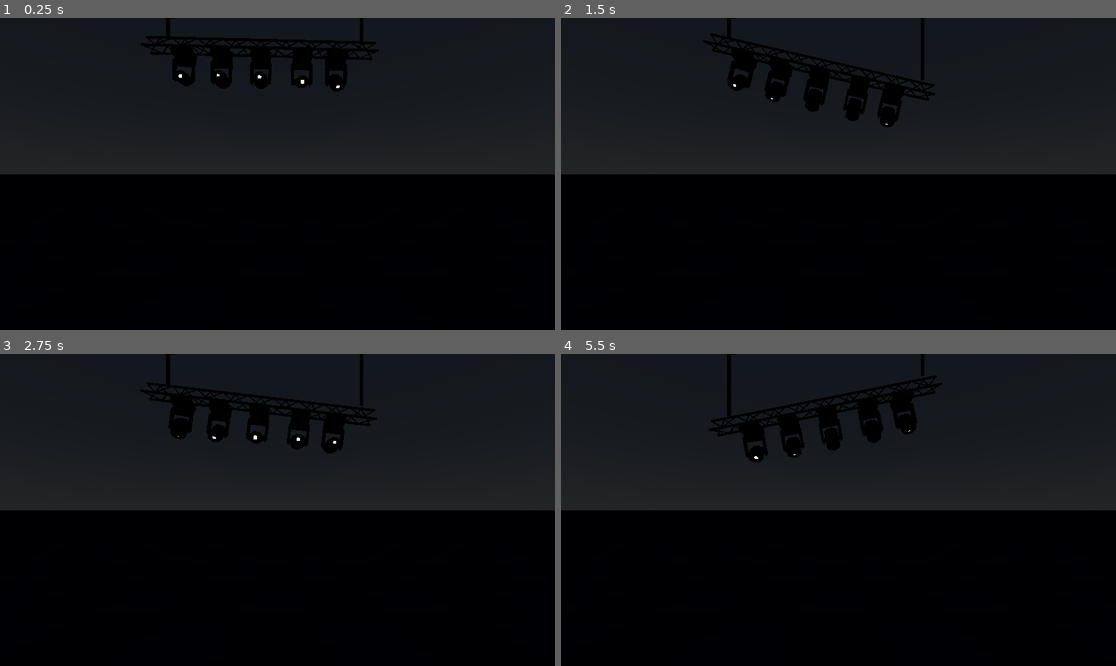
Above: before the commit, frames 1-4 (two rows, left to right).
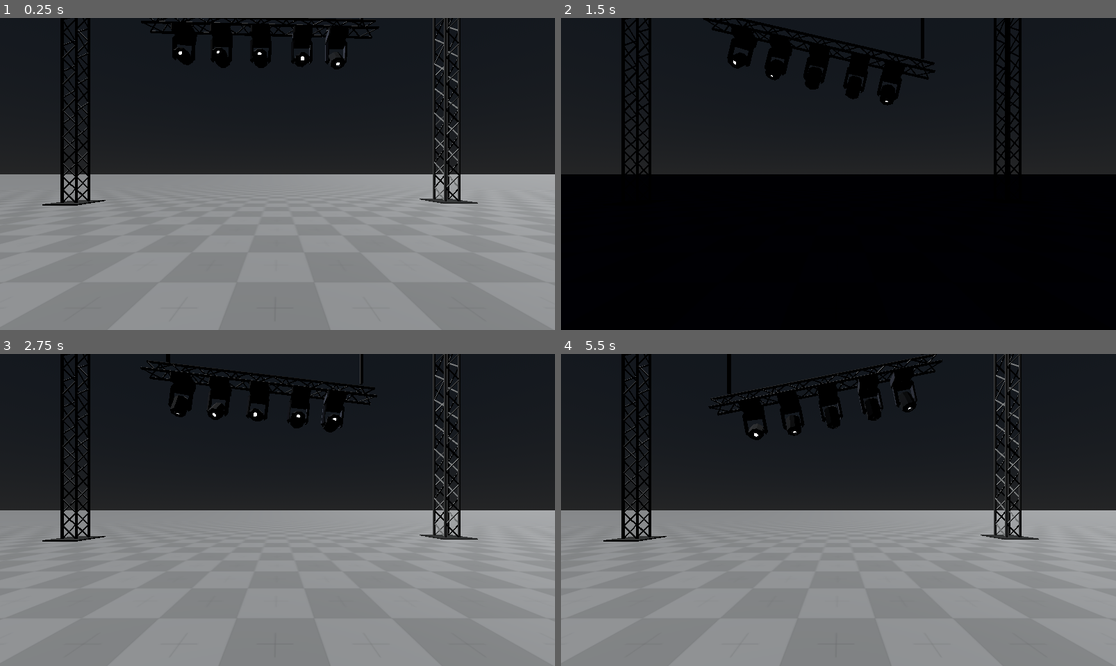
Above: after the commit, the same moments.

Repository: Bigaston/LightShow
Game: Godot game, scene res://scenes/test_scene.tscn
Two runs of this game, one before a commit and one after it. Both use one fixed random seed, a clock stepped at 60 frames per second and the inputs below.
Inputs (mouse positions are in pixels of both pictures, inside the frame that each line leads up to):
- Up to frame 1 (0.25 s): no input
- Up to frame 2 (1.5 s): move the mouse to (960, 158) at 0.52 s; tap T (toggle_sunlight, bound only after the commit) at 0.6 s; click (960, 158) at 0.67 s; drag from (727, 189) to (810, 236) at 1.27 s
- Up to frame 3 (2.75 s): move the mouse to (333, 441) at 2.02 s; hold Q (flying_cam_down) from 2.03 s (still down); click (333, 441) at 2.17 s; tap T (toggle_sunlight, bound only after the commit) at 2.3 s
- Up to frame 4 (5.5 s): release Q (flying_cam_down) at 2.75 s; drag from (810, 572) to (672, 463) at 2.77 s; move the mouse to (1005, 556) at 3.52 s; hold A (flying_cam_left) 3.53-4.25 s; click (1005, 556) at 3.67 s; tap T (toggle_sunlight, bound only after the commit) at 3.8, 5.3 s; drag from (672, 463) to (755, 432) at 4.27 s; move the mouse to (866, 510) at 5.02 s; hold E (flying_cam_up) from 5.03 s (still down); click (866, 510) at 5.17 s

The runs differ from the first frame. In frame 1, 56% of the frame differs, in the area x 0-100%, y 0-100%; in frame 2, 7.5%; in frame 3, 56%; in frame 4, 57%.

Commit message:
Ajout d'une dir light

Diff:
--- a/project.godot
+++ b/project.godot
@@ -61,6 +61,11 @@
 "events": [Object(InputEventKey,"resource_local_to_scene":false,"resource_name":"","device":-1,"window_id":0,"alt_pressed":false,"shift_pressed":false,"ctrl_pressed":false,"meta_pressed":false,"pressed":false,"keycode":0,"physical_keycode":81,"key_label":0,"unicode":97,"echo":false,"script":null)
 ]
 }
+toggle_sunlight={
+"deadzone": 0.5,
+"events": [Object(InputEventKey,"resource_local_to_scene":false,"resource_name":"","device":-1,"window_id":0,"alt_pressed":false,"shift_pressed":false,"ctrl_pressed":false,"meta_pressed":false,"pressed":false,"keycode":0,"physical_keycode":84,"key_label":0,"unicode":116,"echo":false,"script":null)
+]
+}
 
 [layer_names]
 
--- a/scenes/test_scene.gd
+++ b/scenes/test_scene.gd
@@ -8,7 +8,8 @@
 
 # Called every frame. 'delta' is the elapsed time since the previous frame.
 func _process(delta):
-	pass
+	if Input.is_action_just_pressed("toggle_sunlight"):
+		$DirectionalLight3D.visible = !$DirectionalLight3D.visible
 
 
 func _on_animation_player_2_animation_finished(anim_name):
--- a/scenes/test_scene.tscn
+++ b/scenes/test_scene.tscn
@@ -188,6 +188,11 @@
 [node name="Node3D" type="Node3D"]
 script = ExtResource("1_o7jsf")
 
+[node name="DirectionalLight3D" type="DirectionalLight3D" parent="."]
+transform = Transform3D(-0.610283, 0.634723, -0.474005, 0, 0.598353, 0.801233, 0.792183, 0.488979, -0.365165, -6, 7, -8)
+light_energy = 0.3
+sky_mode = 1
+
 [node name="WorldEnvironment" type="WorldEnvironment" parent="."]
 environment = SubResource("Environment_pv774")
 
@@ -228,23 +233,28 @@
 shape = SubResource("BoxShape3D_x4ecd")
 
 [node name="StructureLeft" parent="." instance=ExtResource("3_r50tl")]
-transform = Transform3D(1, 0, 0, 0, 1, 0, 0, 0, 1, -2, 1.81773, 0)
-visible = false
+transform = Transform3D(1, 0, 0, 0, 1, 0, 0, 0, 1, -2, 2.73219, 0)
 freeze = true
 number_of_border = 4
-lenght = 6
+lenght = 9
 is_on_ground = true
 
 [node name="StructureRight" parent="." instance=ExtResource("3_r50tl")]
-transform = Transform3D(1, 0, 0, 0, 1, 0, 0, 0, 1, 6.7599, 1.81773, 0)
-visible = false
+transform = Transform3D(1, 0, 0, 0, 1, 0, 0, 0, 1, 6.7599, 2.76993, 0)
 freeze = true
 number_of_border = 4
-lenght = 6
+lenght = 9
 is_on_ground = true
 
+[node name="StructureTopSupport" parent="." instance=ExtResource("3_r50tl")]
+transform = Transform3D(-4.37114e-08, -1, 0, 1, -4.37114e-08, 0, 0, 0, 1, 2.40532, 5.59795, 0)
+sleeping = false
+number_of_border = 4
+lenght = 17
+has_physics = true
+
 [node name="StructureTop" parent="." instance=ExtResource("3_r50tl")]
-transform = Transform3D(-4.37114e-08, -1, 0, 1, -4.37114e-08, 0, 0, 0, 1, 2.38022, 3.76253, 0)
+transform = Transform3D(-4.37114e-08, -1, 0, 1, -4.37114e-08, 0, 0, 0, 1, 2.38022, 4.28103, 0)
 sleeping = false
 number_of_border = 3
 lenght = 9
@@ -286,12 +296,12 @@
 angle = 10.0
 
 [node name="Rope" parent="." node_paths=PackedStringArray("other_body") instance=ExtResource("6_nethk")]
-transform = Transform3D(1, 0, 0, 0, -1, 8.74228e-08, 0, -8.74228e-08, -1, 0.183556, 4.90612, 0.00687619)
+transform = Transform3D(1, 0, 0, 0, -1, 8.74228e-08, 0, -8.74228e-08, -1, 0.183556, 5.42462, 0.00687619)
 length = 0.905
 other_body = NodePath("../StructureTop")
 
 [node name="Rope2" parent="." node_paths=PackedStringArray("other_body") instance=ExtResource("6_nethk")]
-transform = Transform3D(1, 0, 0, 0, -1, 8.74228e-08, 0, -8.74228e-08, -1, 4.75361, 4.92534, 0.000203937)
+transform = Transform3D(1, 0, 0, 0, -1, 8.74228e-08, 0, -8.74228e-08, -1, 4.75361, 5.44384, 0.000203937)
 length = 0.9
 other_body = NodePath("../StructureTop")
 
